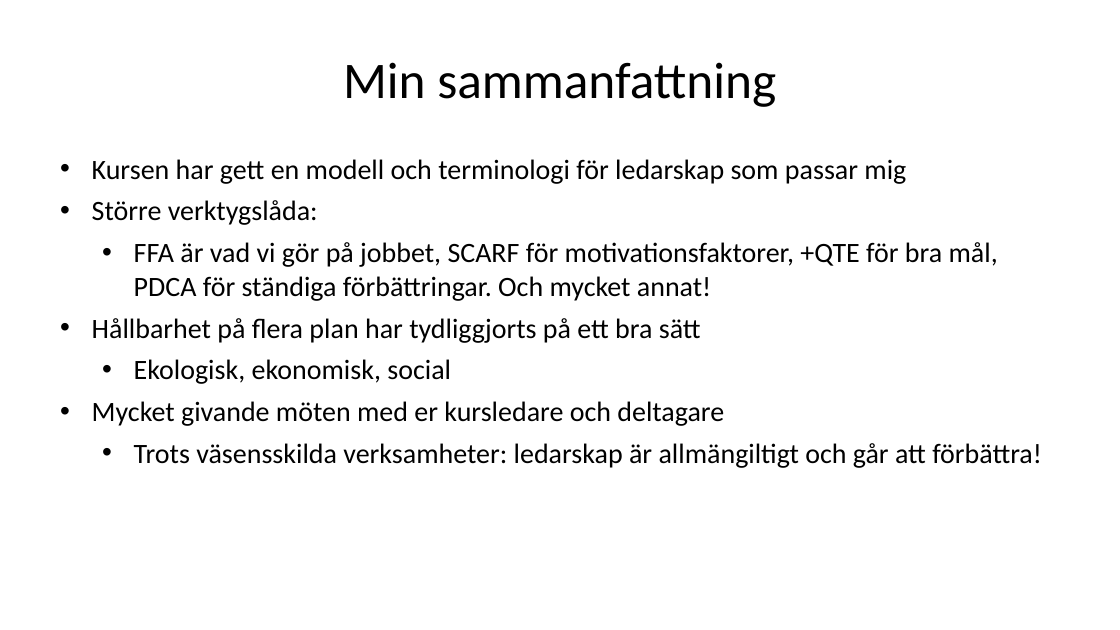
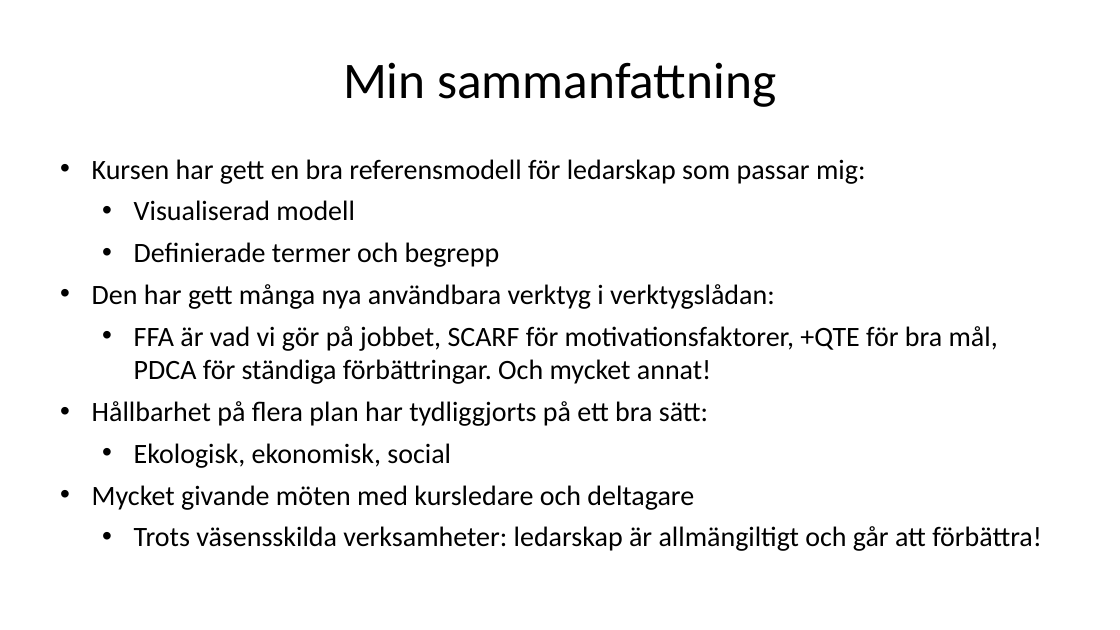
Before and after one commit to lurra/lean, a slide deck: slide 1 of examination/perh-ledar-A3.pptx. Drawn at 1120x630 pixels with LibreOffice and Linux fonts; fonts in the diff are those of the drawing. Boxes give left, top, right and bottom in pixels: in the first picture for what was removed or moved away, otherwise in the second. Text is boxed around its words. In the diff, an @@ line names an element or a change of style, - is before the commit and + after.

```diff
--- a/examination/perh-ledar-A3.pptx
+++ b/examination/perh-ledar-A3.pptx
@@ text at [92,159,865,309]: text changed @@
-• Kursen har gett en modell och terminologi för ledarskap som passar mig
-• Större verktygslåda:
+• Kursen har gett en bra referensmodell för ledarskap som passar mig:
+  • Visualiserad modell
+  • Definierade termer och begrepp
+• Den har gett många nya användbara verktyg i verktygslådan:
@@ text at [92,401,708,426]: text changed @@
-• Hållbarhet på flera plan har tydliggjorts på ett bra sätt
+• Hållbarhet på flera plan har tydliggjorts på ett bra sätt:
@@ text at [92,485,694,510]: text changed @@
-• Mycket givande möten med er kursledare och deltagare
+• Mycket givande möten med kursledare och deltagare
```
Also in this commit, not shown: 3 other slides changed, 1 other file.
